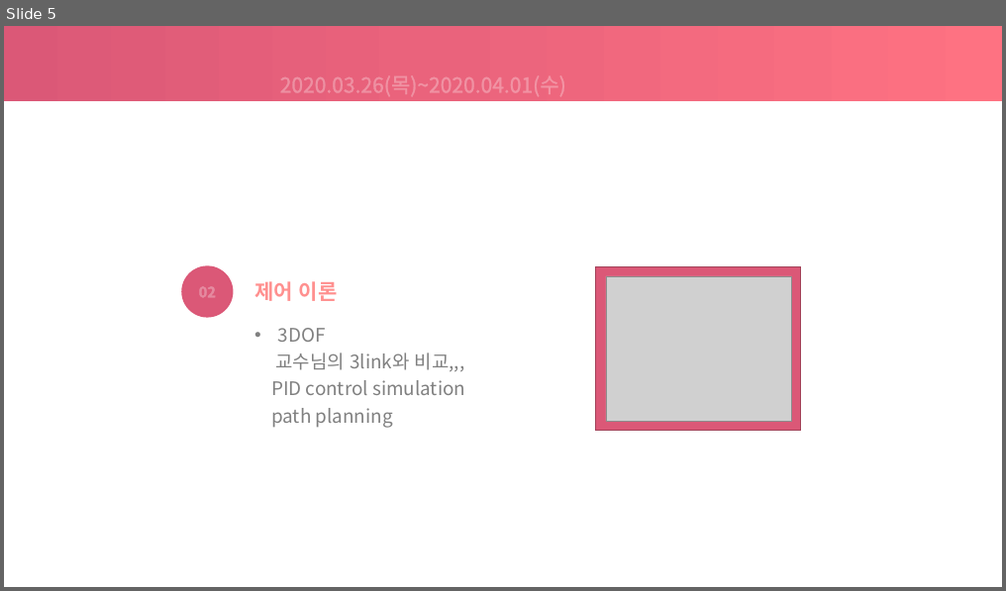
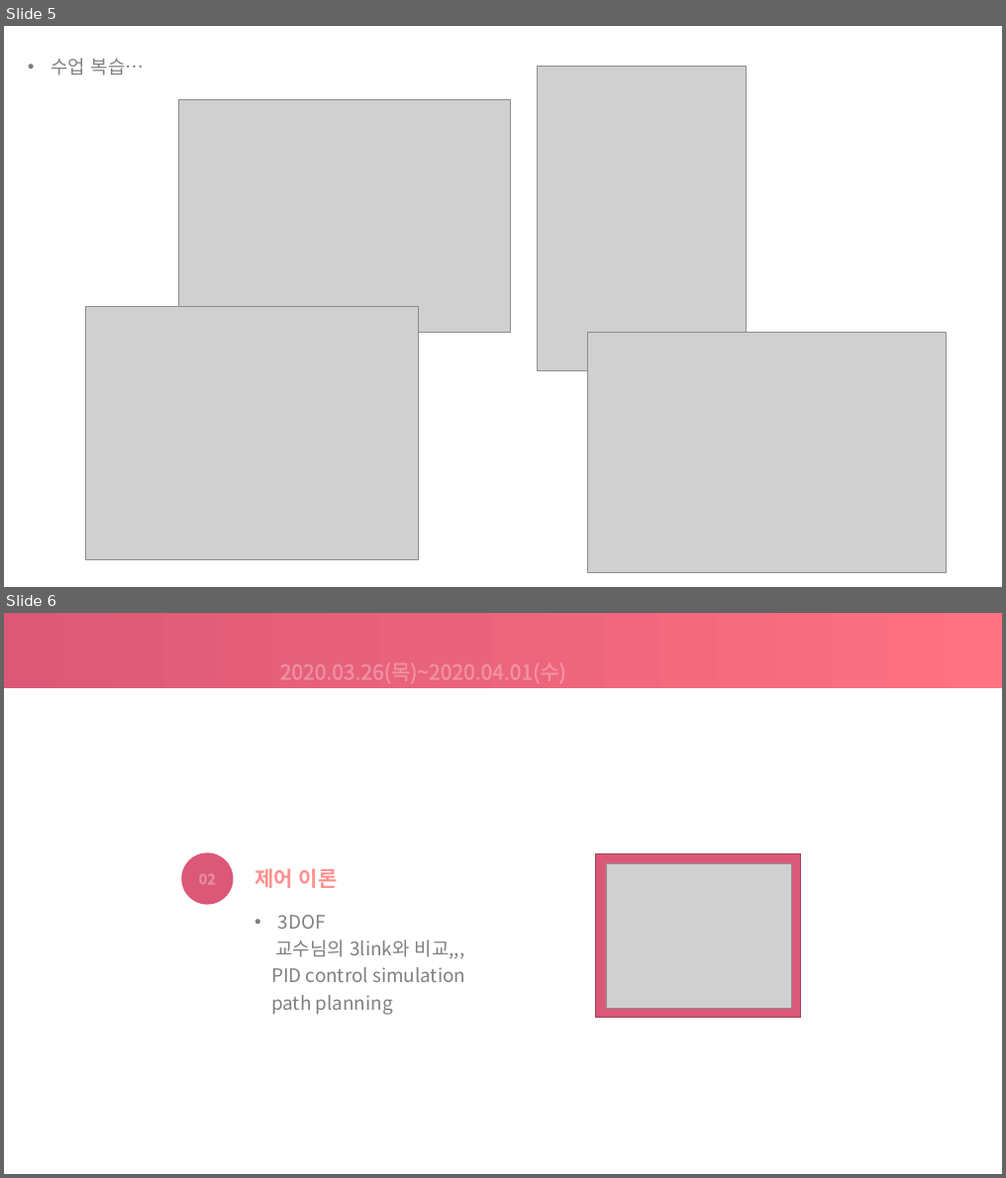
Before and after one commit to choeunyoung0208/silverzerowaterkite, a slide deck: 200402/2020.04.02.pptx. Shown one above the other, each under a label of ours: slide 5 before the commit, slides 5 and 6 after it. The pictures are 1006x591 and 1006x1178 pixels, drawn with LibreOffice and Linux fonts; fonts in the diff are those of the drawing; grey boxes stand for pictures. Boxes give left, top, right and bottom in pixels: in the first picture for what was removed or moved away, otherwise in the second. Text is boxed around its words. In the diff, an @@ line names an element or a change of style, - is before the commit and + after.

```diff
--- a/200402/2020.04.02.pptx
+++ b/200402/2020.04.02.pptx
@@ slide 5 added at (4, 26, 1002, 587), background #FFFFFF @@
@@ text added at (52, 58, 145, 76), 18 pt, text #808080 @@
+• 수업 복습…
@@ picture added at (537, 66, 746, 372) @@
@@ picture added at (178, 100, 511, 333) @@
@@ picture added at (86, 307, 419, 560) @@
@@ picture added at (588, 332, 945, 573) @@
@@ what was slide 5 is now slide 6 @@
```
Also in this commit, not shown: 2 slides changed.
